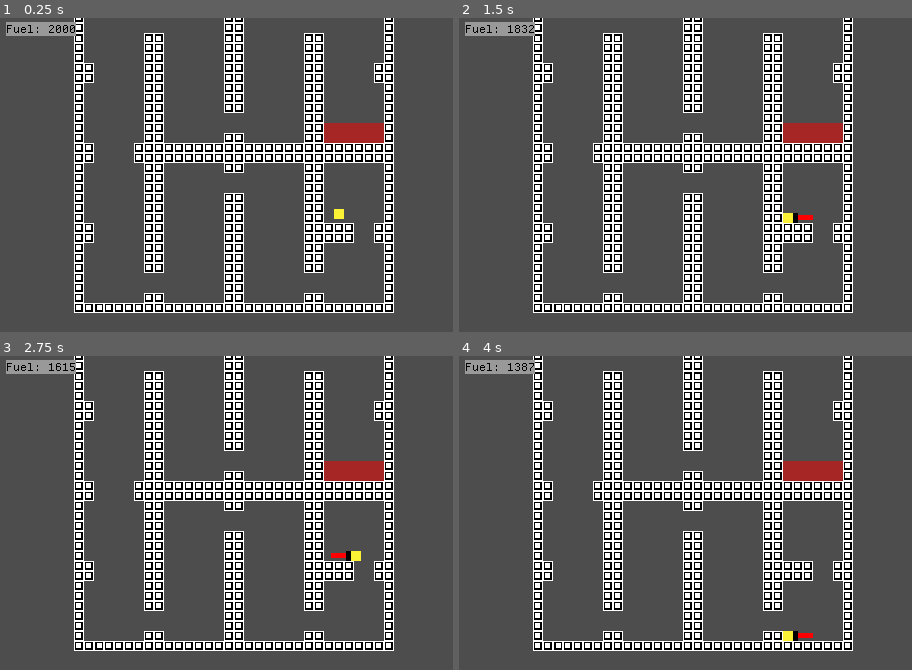
Above: before the commit, frames 1-4 (two rows, left to right).
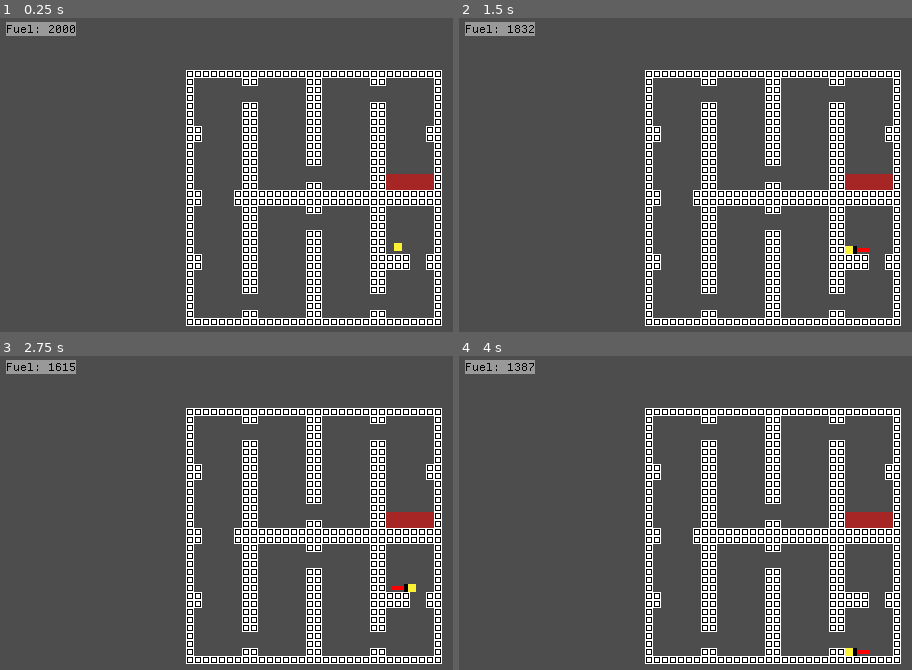
Above: after the commit, the same moments.

Repository: OSGH-web/balloon-movement-demo
Game: Godot game, scene res://levels/level-ben-1-2-square.tscn
Two runs of this game, one before a commit and one after it. Both use one fixed random seed, a clock stepped at 60 frames per second and the inputs below. This scene is started directly instead of the project's main scene. Sound files missing from this copy of the repository are replaced by a short silence.
Inputs:
- Up to frame 1 (0.25 s): no input
- Up to frame 2 (1.5 s): hold Right (ui_right) from 0.53 s (still down); tap Up (ui_up) at 0.77 s
- Up to frame 3 (2.75 s): tap Up (ui_up) at 1.52 s; tap Enter at 2 s; release Right (ui_right) at 2.03 s; hold Left (ui_left) from 2.03 s (still down)
- Up to frame 4 (4 s): release Left (ui_left) at 2.78 s; hold Right (ui_right) from 2.78 s (still down); tap Up (ui_up) at 3.02, 3.77 s

The runs differ from the first frame. In frame 1, 31% of the frame differs, in the area x 16-98%, y 0-99%; in frame 2, 31%; in frame 3, 31%; in frame 4, 31%.

Commit message:
removed zoom on ben-1-2

Diff:
--- a/levels/level-ben-1-2-square.tscn
+++ b/levels/level-ben-1-2-square.tscn
@@ -1,10 +1,10 @@
 [gd_scene load_steps=6 format=4 uid="uid://badenk1bpea8s"]
 
-[ext_resource type="Script" uid="uid://lkphrvhitvd" path="res://scenes/level_base/level_base.gd" id="1_phnbh"]
-[ext_resource type="PackedScene" uid="uid://b7jfvkf4edbjp" path="res://scenes/player/player.tscn" id="2_pq746"]
-[ext_resource type="PackedScene" uid="uid://bnpihmeh3p65s" path="res://scenes/terrain/terrain.tscn" id="3_ko8p3"]
-[ext_resource type="Script" uid="uid://df1fbghclur2h" path="res://scenes/terrain/terrain.gd" id="4_5k6ei"]
-[ext_resource type="PackedScene" uid="uid://bvn2y2nnqcrts" path="res://scenes/end_zone/end_zone.tscn" id="5_imx34"]
+[ext_resource type="Script" uid="uid://lkphrvhitvd" path="res://scripts/level_base.gd" id="1_phnbh"]
+[ext_resource type="PackedScene" uid="uid://b7jfvkf4edbjp" path="res://scenes/player.tscn" id="2_pq746"]
+[ext_resource type="PackedScene" uid="uid://bnpihmeh3p65s" path="res://scenes/terrain.tscn" id="3_ko8p3"]
+[ext_resource type="Script" uid="uid://df1fbghclur2h" path="res://scripts/terrain.gd" id="4_5k6ei"]
+[ext_resource type="PackedScene" uid="uid://bvn2y2nnqcrts" path="res://scenes/end_zone.tscn" id="5_imx34"]
 
 [node name="LevelBase" type="Node2D"]
 script = ExtResource("1_phnbh")
@@ -16,7 +16,6 @@
 floor_constant_speed = true
 safe_margin = 0.001
 tilemaplayer = NodePath("../Terrain")
-camera_scale = Vector2(1.25, 1.25)
 staticCam = true
 
 [node name="Terrain" parent="." instance=ExtResource("3_ko8p3")]
